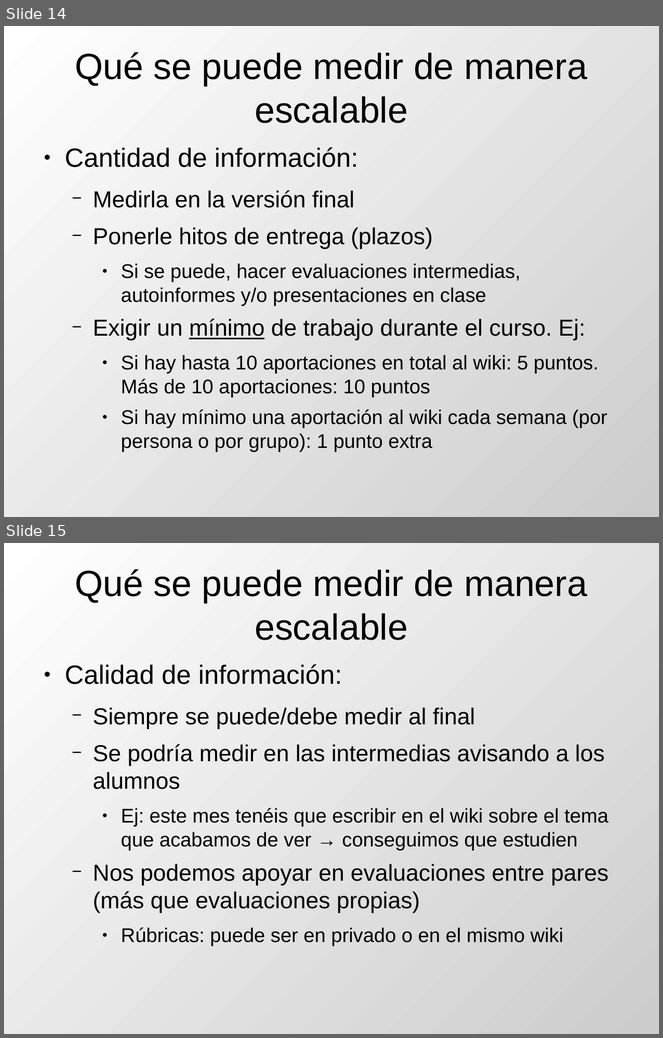
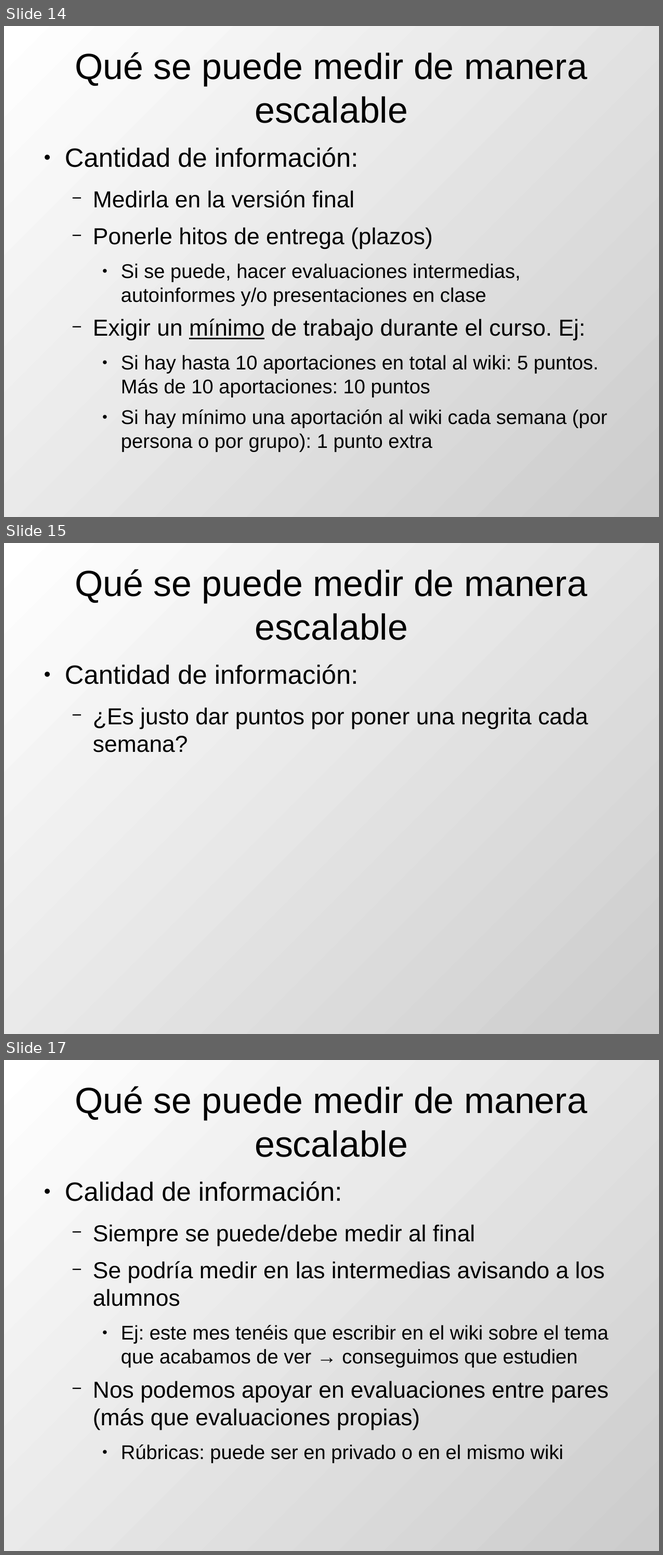
Before and after one commit to DrPantera/wikis4education, a slide deck: uca-2013_07/tema-5-EvaluacionWikis.odp. Shown one above the other, each under a label of ours: slides 14 and 15 before the commit, slides 14, 15 and 17 after it; the slides between them are not shown. The pictures are 663x1038 and 663x1555 pixels, drawn with LibreOffice and Linux fonts; fonts in the diff are those of the drawing. Boxes give left, top, right and bottom in pixels: in the first picture for what was removed or moved away, otherwise in the second. Text is boxed around its words. In the diff, an @@ line names an element or a change of style, - is before the commit and + after.

```diff
--- a/uca-2013_07/tema-5-EvaluacionWikis.odp
+++ b/uca-2013_07/tema-5-EvaluacionWikis.odp
@@ slide 15 added at bbox=[4, 543, 659, 1034], background gradient #FFFFFF to #CCCCCC @@
@@ title added at bbox=[75, 569, 587, 640], 44 pt, text #000000 @@
+Qué se puede medir de manera escalable
@@ text added at bbox=[65, 664, 588, 753], 28 pt, text #000000 @@
+● Cantidad de información:
+  − ¿Es justo dar puntos por poner una negrita cada semana?
@@ what was slide 15 is now slide 17 @@
```
Also in this commit, not shown: 1 slide changed, 1 other slide added, 2 other files.
